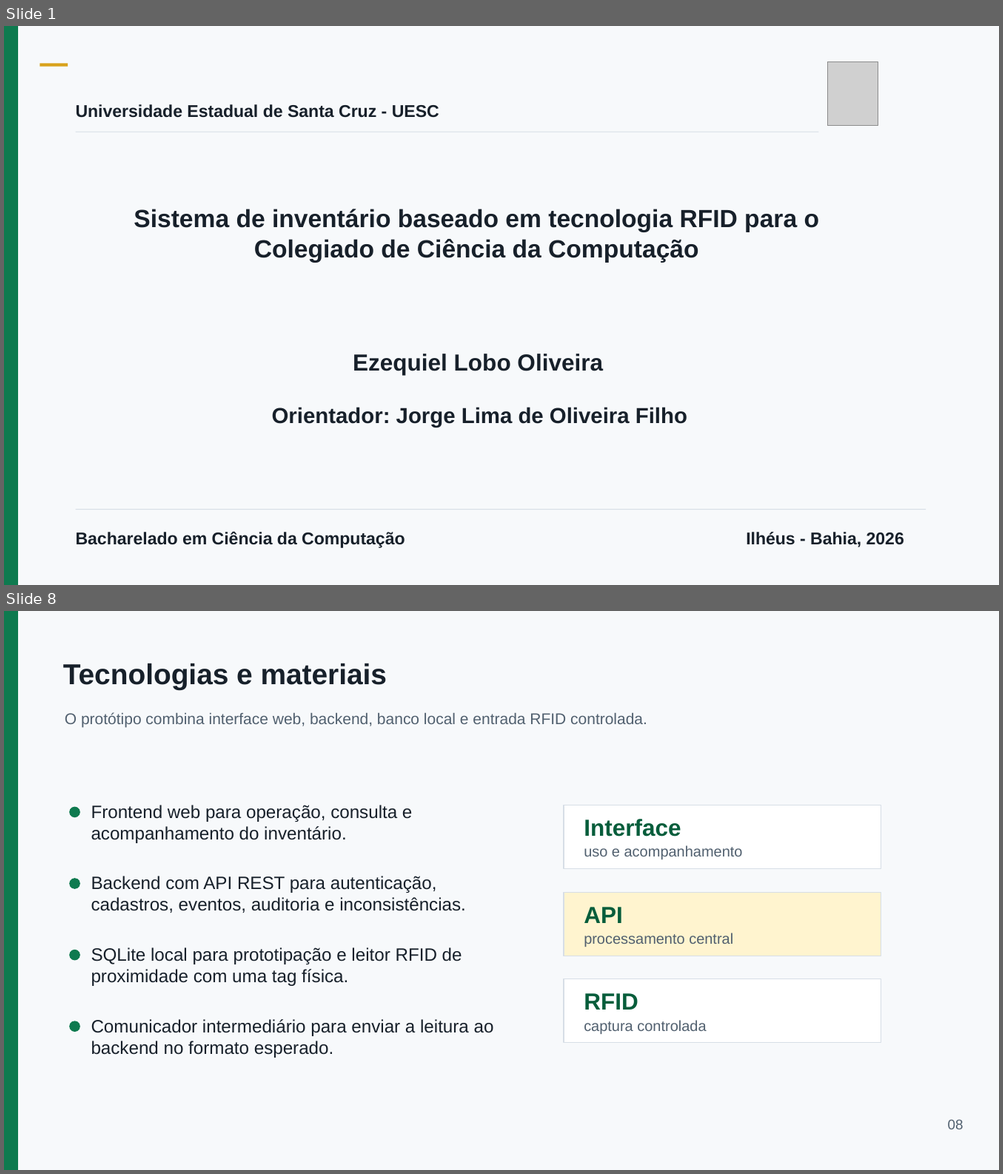
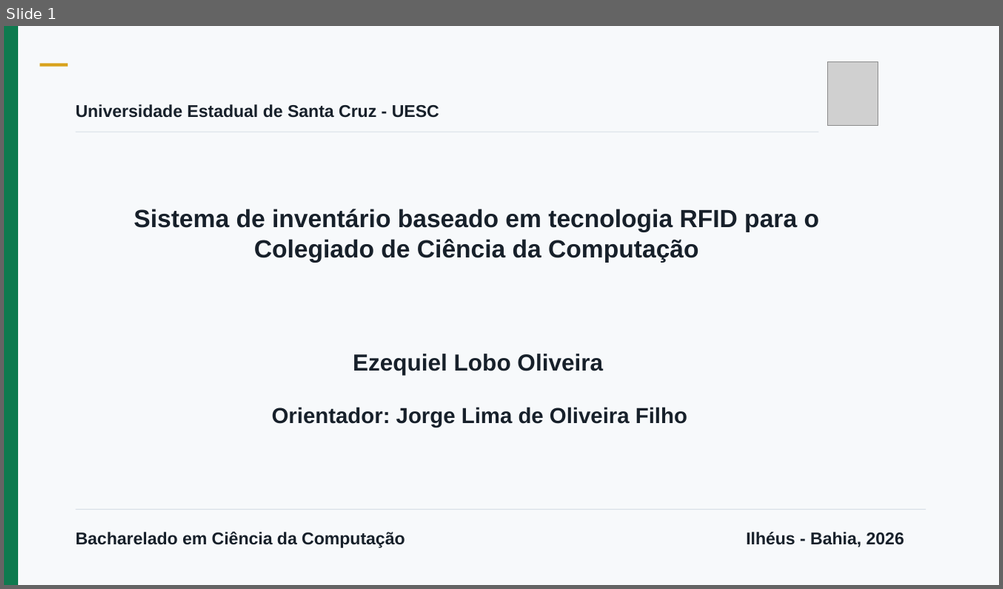
Before and after one commit to EzekLobo/InventoryRFID, a slide deck: docs/tcc/apresentacao-inventoryrfid-15min.pptx. Shown one above the other, each under a label of ours: slides 1 and 8 before the commit, slide 1 after it; the slides between them are not shown. The pictures are 1003x1174 and 1003x589 pixels, drawn with LibreOffice and Linux fonts; fonts in the diff are those of the drawing; grey boxes stand for pictures. Boxes give left, top, right and bottom in pixels: in the first picture for what was removed or moved away, otherwise in the second. Text is boxed around its words. In the diff, an @@ line names an element or a change of style, - is before the commit and + after.

```diff
--- a/docs/tcc/apresentacao-inventoryrfid-15min.pptx
+++ b/docs/tcc/apresentacao-inventoryrfid-15min.pptx
@@ slide 8 removed at box(4, 611, 999, 1170), background #FFFFFF @@
@@ rectangle removed at box(4, 611, 999, 1170) @@
@@ rectangle removed at box(4, 611, 18, 1170) @@
@@ text removed at box(63, 663, 387, 689) @@
-Tecnologias e materiais
@@ text removed at box(65, 712, 647, 727) @@
-O protótipo combina interface web, backend, banco local e entrada RFID controlada.
@@ ellipse removed at box(70, 806, 81, 817) @@
@@ text removed at box(91, 805, 412, 843) @@
-Frontend web para operação, consulta e acompanhamento do inventário.
@@ rectangle removed at box(563, 805, 881, 869) @@
@@ text removed at box(583, 819, 680, 837) @@
-Interface
@@ text removed at box(583, 846, 743, 860) @@
-uso e acompanhamento
@@ text removed at box(91, 876, 466, 913) @@
-Backend com API REST para autenticação, cadastros, eventos, auditoria e inconsistências.
@@ ellipse removed at box(70, 878, 81, 889) @@
@@ rectangle removed at box(563, 892, 881, 956) @@
@@ text removed at box(583, 907, 623, 923) @@
-API
@@ text removed at box(583, 933, 733, 947) @@
-processamento central
@@ ellipse removed at box(70, 950, 81, 961) @@
@@ text removed at box(91, 948, 462, 986) @@
-SQLite local para prototipação e leitor RFID de proximidade com uma tag física.
@@ rectangle removed at box(563, 980, 881, 1043) @@
@@ text removed at box(583, 994, 638, 1010) @@
-RFID
@@ ellipse removed at box(70, 1022, 81, 1033) @@
@@ text removed at box(91, 1019, 494, 1058) @@
-Comunicador intermediário para enviar a leitura ao backend no formato esperado.
@@ text removed at box(583, 1020, 706, 1034) @@
-captura controlada
@@ text removed at box(948, 1120, 963, 1130) @@
-08
```
Also in this commit, not shown: 10 slides changed, 3 slides added, 6 other slides removed, 1 other file.
